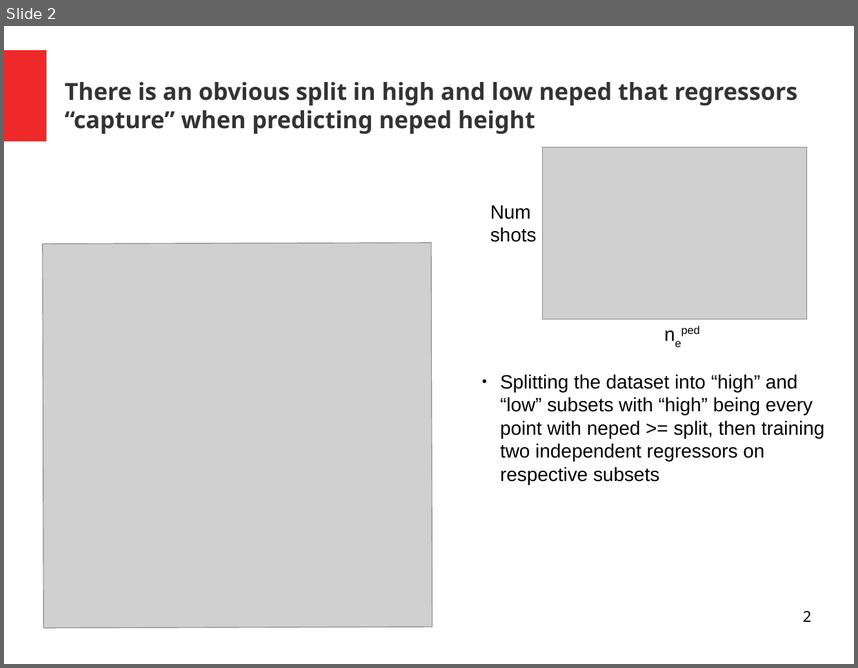
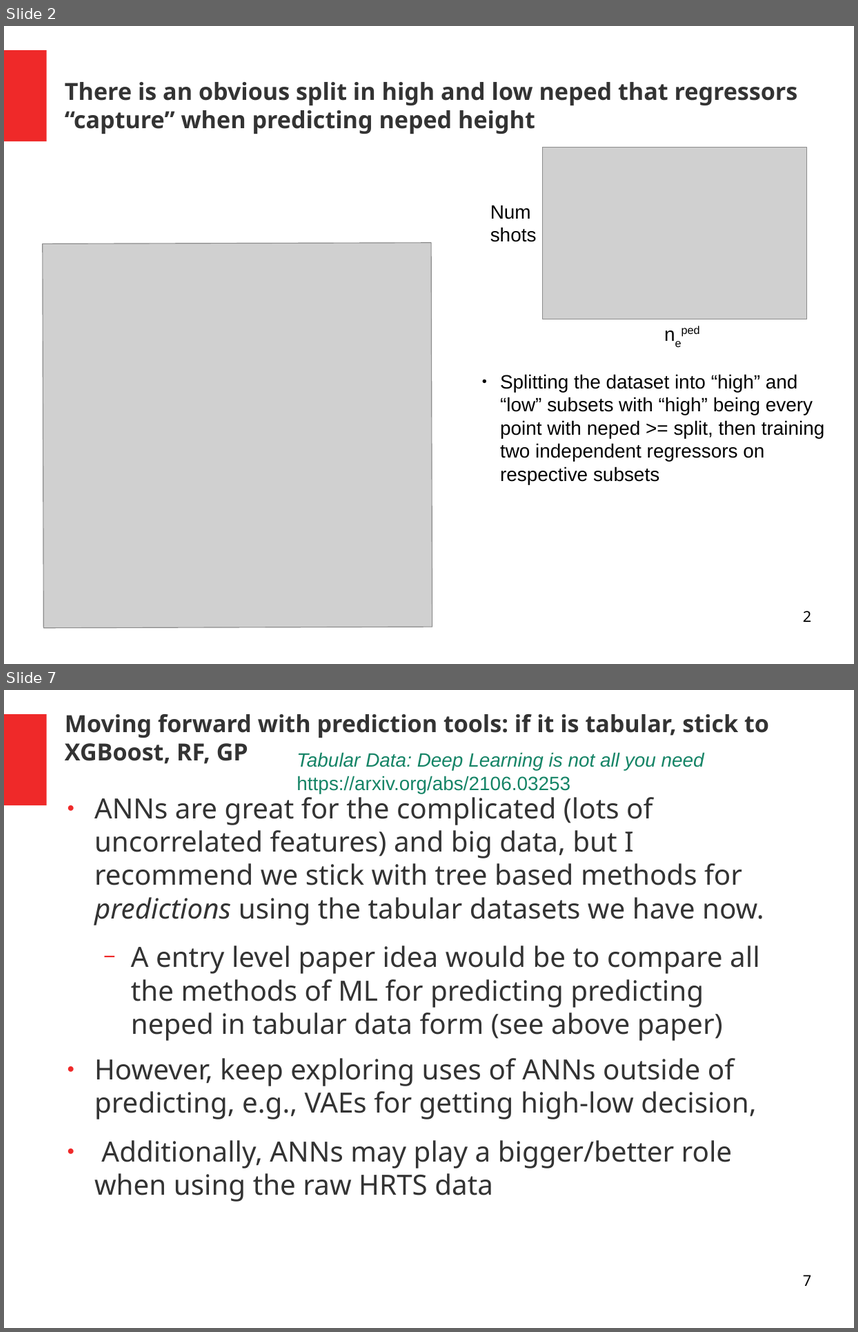
Before and after one commit to fusionby2030/greedy-pillows, a slide deck: doc/ENR-WP2-250821-overview.odp. Shown one above the other, each under a label of ours: slide 2 before the commit, slides 2 and 7 after it; the slides between them are not shown. The pictures are 858x668 and 858x1332 pixels, drawn with LibreOffice and Linux fonts; fonts in the diff are those of the drawing; grey boxes stand for pictures. Boxes give left, top, right and bottom in pixels: in the first picture for what was removed or moved away, otherwise in the second. Text is boxed around its words. In the diff, an @@ line names an element or a change of style, - is before the commit and + after.

```diff
--- a/doc/ENR-WP2-250821-overview.odp
+++ b/doc/ENR-WP2-250821-overview.odp
@@ slide 7 added at [4,690,854,1328], background #FFFFFF; not listed: 1 template element that a slide beside it also shows @@
@@ title added at [65,714,769,764], 22 pt, text #333333, bold @@
+Moving forward with prediction tools: if it is tabular, stick to XGBoost, RF, GP
@@ text added at [297,752,704,793], 18 pt, text #158466, italic @@
+Tabular Data: Deep Learning is not all you need https://arxiv.org/abs/2106.03253
@@ text added at [94,792,764,1168], 26 pt, text #333333 @@
+● ANNs are great for the complicated (lots of uncorrelated features) and big data, but I recommend we stick with tree based methods for predictions using the tabular datasets we have now.
+  − A entry level paper idea would be to compare all the methods of ML for predicting predicting neped in tabular data form (see above paper)
+● However, keep exploring uses of ANNs outside of predicting, e.g., VAEs for getting high-low decision,
+● Additionally, ANNs may play a bigger/better role when using the raw HRTS data
@@ page number added at [803,1274,811,1285], 14 pt, text #000000 @@
+7
```
Also in this commit, not shown: 6 slides changed.
